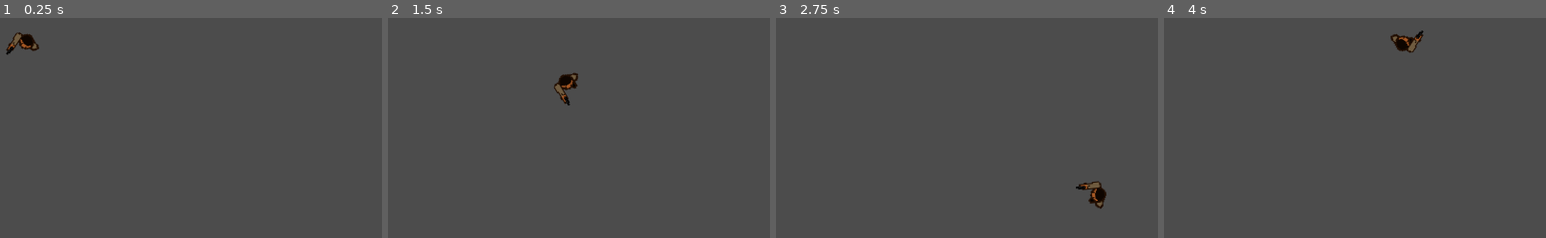
Above: before the commit, frames 1-4 (left to right).
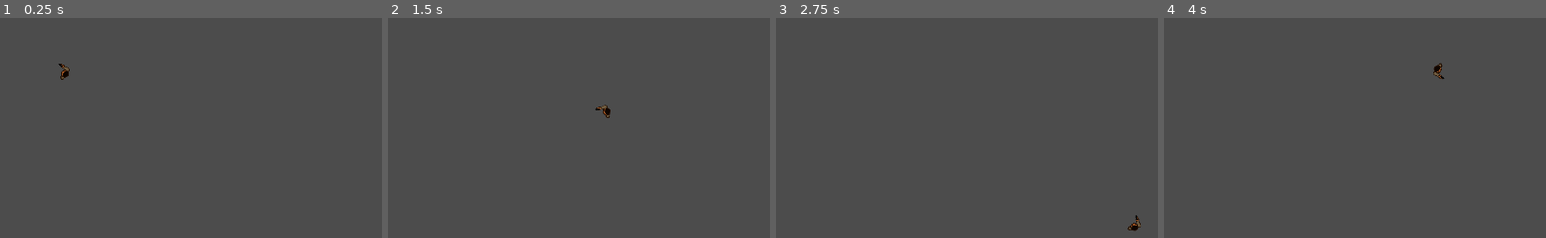
Above: after the commit, the same moments.

Repository: cleithem4/Final_Project
Game: Godot game, scene res://GameScene.tscn
Same seed, same stepped clock (60 frames per second), same inputs: the game is played once before the commit and once after it.
Inputs (mouse positions are in pixels of both pictures, inside the frame that each line leads up to):
- Up to frame 1 (0.25 s): no input
- Up to frame 2 (1.5 s): tap Enter at 0.5 s; move the mouse to (outside the picture) at 0.52 s; hold D (right) 0.53-1.28 s; move the mouse to (460, 143) at 1.27 s; hold S (down) from 1.28 s (still down)
- Up to frame 3 (2.75 s): move the mouse to (1077, 33) at 2.02 s; release S (down) at 2.03 s; hold D (right) from 2.03 s (still down)
- Up to frame 4 (4 s): move the mouse to (1351, 205) at 2.77 s; release D (right) at 2.78 s; hold W (up) 2.78-3.53 s; move the mouse to (outside the picture) at 3.52 s; hold A (left) from 3.53 s (still down)

The runs differ from the first frame. In frame 1, 0.6% of the frame differs, in the area x 1-19%, y 6-29%; in frame 2, 0.6%; in frame 3, 0.6%, in the area x 78-96%, y 74-97%; in frame 4, 0.6%.

Commit message:
fix character

Diff:
--- a/GameScene.tscn
+++ b/GameScene.tscn
@@ -5,5 +5,7 @@
 [node name="GameScene" type="Node2D"]
 
 [node name="Player" parent="." instance=ExtResource( 1 )]
-position = Vector2( 360, 240 )
-scale = Vector2( 2, 2 )
+position = Vector2( 432, 297 )
+__meta__ = {
+"_edit_group_": true
+}
--- a/Player/Player.gd
+++ b/Player/Player.gd
@@ -10,6 +10,7 @@
 func get_input():
 	rotation = get_global_mouse_position().angle_to_point(position)
 	var input_direction = Input.get_vector("left", "right", "up", "down")
+
 	if input_direction:
 		$AnimatedSprite.play("Walk")
 	else:
--- a/Player/Player.tscn
+++ b/Player/Player.tscn
@@ -1,51 +1,32 @@
-[gd_scene load_steps=10 format=2]
+[gd_scene load_steps=6 format=2]
 
 [ext_resource path="res://Player/Player.gd" type="Script" id=1]
 [ext_resource path="res://Assets/CharacterSprite/IMG_1814.PNG" type="Texture" id=2]
-[ext_resource path="res://Assets/CharacterSprite/IMG_1813.PNG" type="Texture" id=3]
-[ext_resource path="res://Assets/CharacterSprite/IMG_1815.PNG" type="Texture" id=4]
 
-[sub_resource type="AtlasTexture" id=3]
+[sub_resource type="AtlasTexture" id=2]
 flags = 4
 atlas = ExtResource( 2 )
-region = Rect2( 0, 0, 50, 50 )
+region = Rect2( 1, 0, 49, 39 )
 
-[sub_resource type="AtlasTexture" id=4]
-flags = 4
-atlas = ExtResource( 3 )
-region = Rect2( 0, 0, 50, 50 )
-
-[sub_resource type="AtlasTexture" id=5]
-flags = 4
-atlas = ExtResource( 4 )
-region = Rect2( 0, 0, 50, 50 )
-
-[sub_resource type="SpriteFrames" id=2]
+[sub_resource type="SpriteFrames" id=3]
 animations = [ {
-"frames": [ SubResource( 3 ) ],
+"frames": [ SubResource( 2 ) ],
 "loop": true,
-"name": "Idle",
-"speed": 5.0
-}, {
-"frames": [ SubResource( 4 ), SubResource( 5 ) ],
-"loop": true,
-"name": "Walk",
+"name": "default",
 "speed": 5.0
 } ]
 
 [sub_resource type="RectangleShape2D" id=1]
-extents = Vector2( 14, 8 )
+extents = Vector2( 9.5, 14 )
 
 [node name="Player" type="KinematicBody2D"]
+rotation = 1.5708
 script = ExtResource( 1 )
-__meta__ = {
-"_edit_group_": true
-}
 
 [node name="AnimatedSprite" type="AnimatedSprite" parent="."]
-frames = SubResource( 2 )
-animation = "Idle"
+rotation = 1.5708
+frames = SubResource( 3 )
 
 [node name="CollisionShape2D" type="CollisionShape2D" parent="."]
-position = Vector2( -1, 1 )
+position = Vector2( -5.5, -1 )
 shape = SubResource( 1 )
